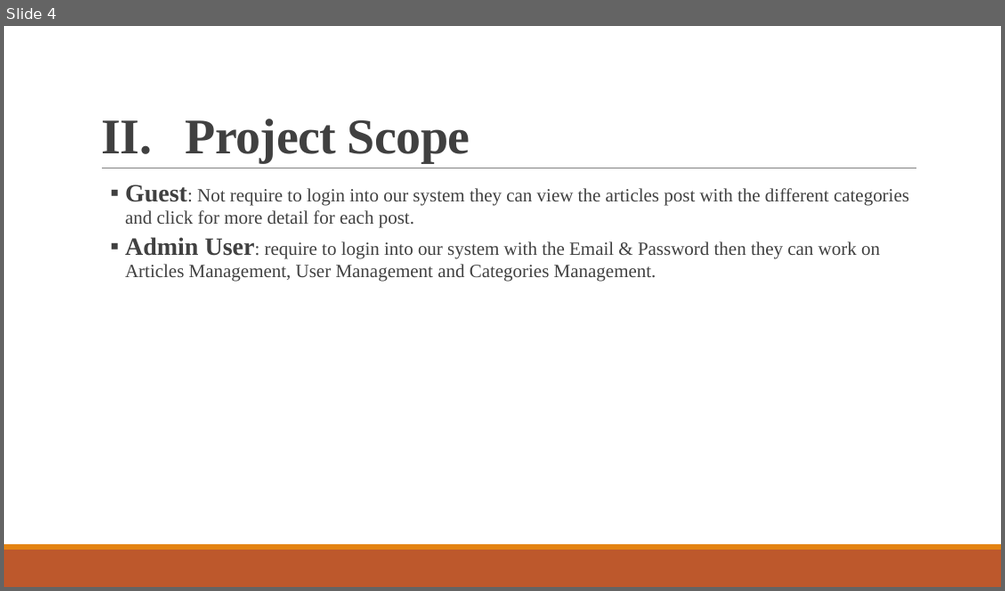
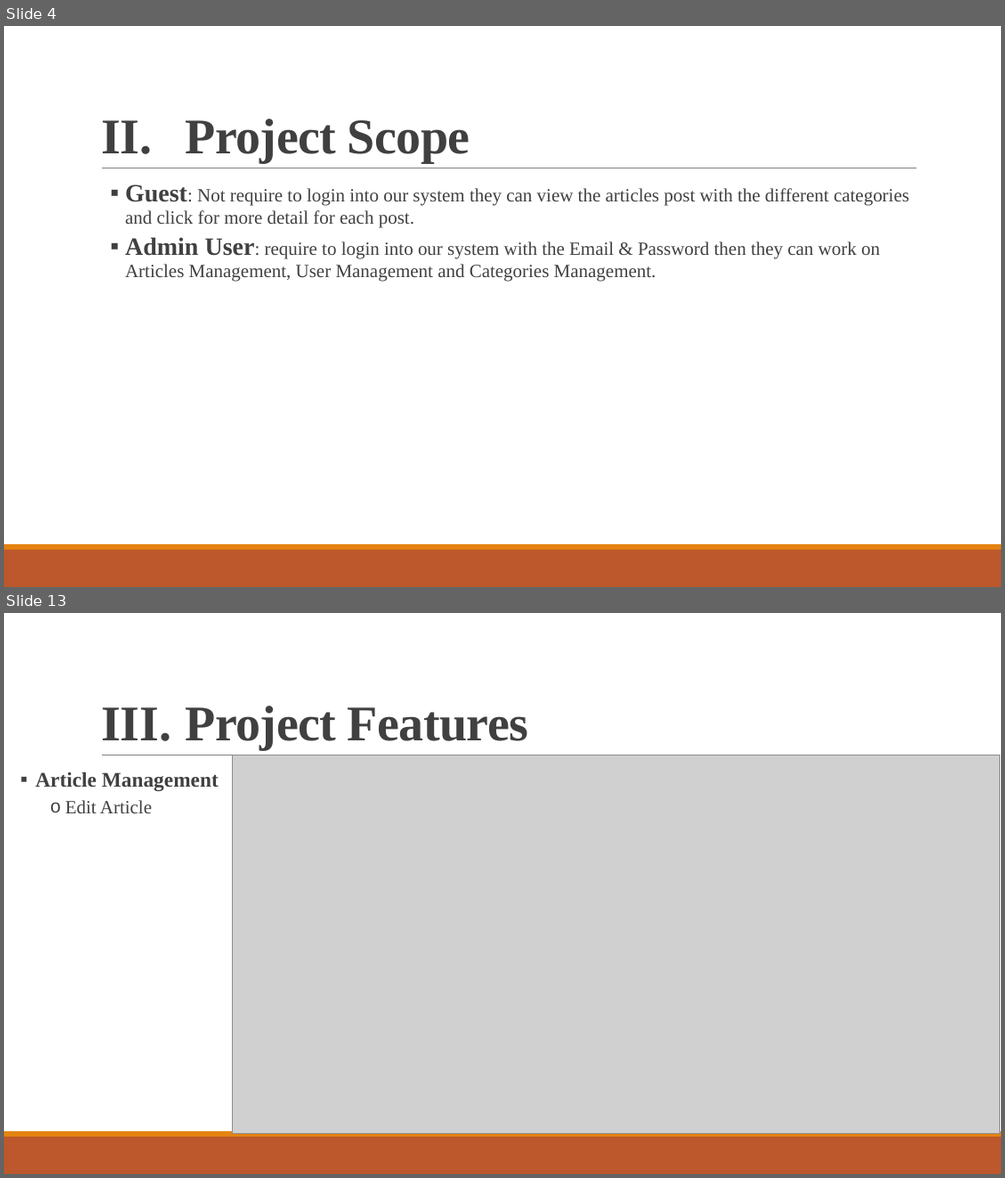
Before and after one commit to devit-chea/mini-project-orm, a slide deck: project documents/Article Post.pptx. Shown one above the other, each under a label of ours: slide 4 before the commit, slides 4 and 13 after it; the slides between them are not shown. The pictures are 1005x591 and 1005x1178 pixels, drawn with LibreOffice and Linux fonts; fonts in the diff are those of the drawing; grey boxes stand for pictures. Boxes give left, top, right and bottom in pixels: in the first picture for what was removed or moved away, otherwise in the second. Text is boxed around its words. In the diff, an @@ line names an element or a change of style, - is before the commit and + after.

```diff
--- a/project documents/Article Post.pptx
+++ b/project documents/Article Post.pptx
@@ slide 13 added at bbox=[4, 613, 1001, 1174], background #FFFFFF; not listed: 3 template elements that a slide beside it also shows @@
@@ title added at bbox=[186, 706, 528, 750], 48 pt, text #404040, bold @@
+III. Project Features
@@ text added at bbox=[35, 772, 218, 813], 20 pt, text #404040, bold @@
+  ▪ Article Management
+      o Edit Article
@@ picture added at bbox=[232, 755, 1000, 1134] @@
```
Also in this commit, not shown: 1 slide changed, 19 other slides added, 5 other files.
